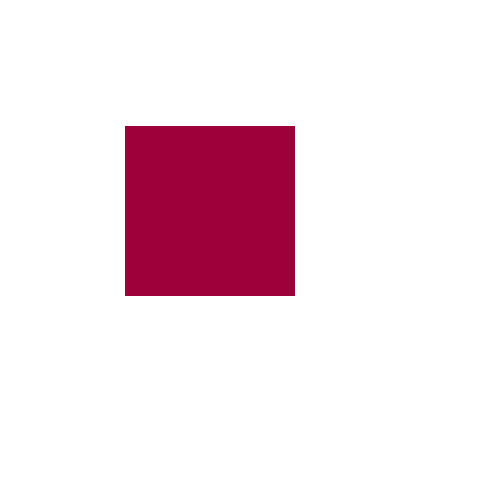
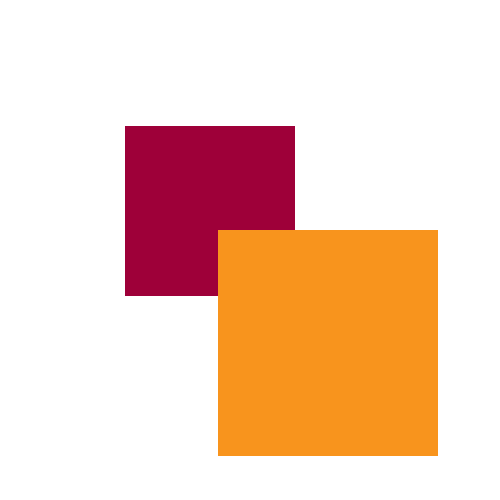
Before/after of a 500×500 layered artwork. What changed in the layer stack:
added layer "Layer 2" above "Layer 1" over [218,230,438,456]
